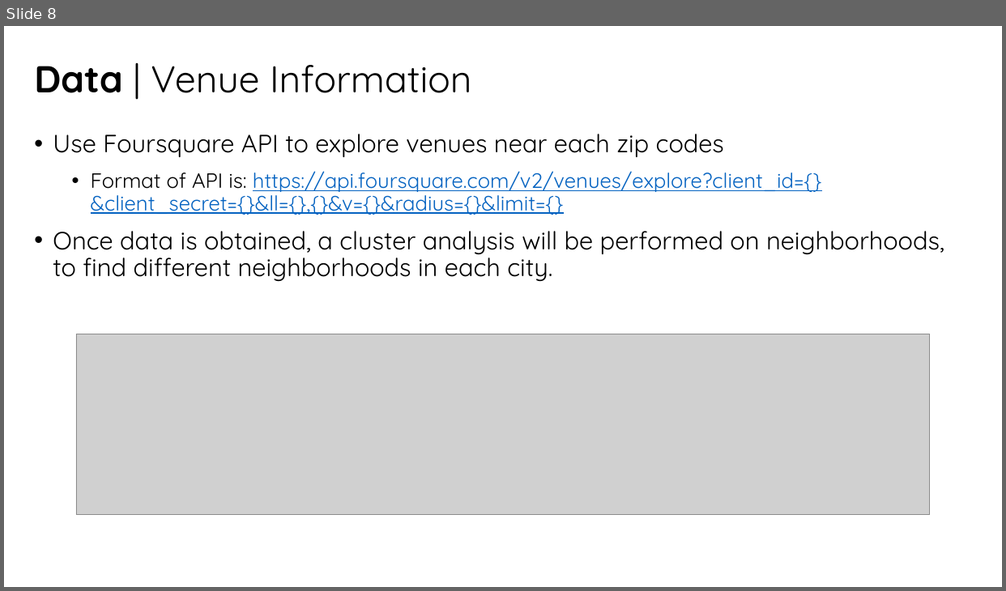
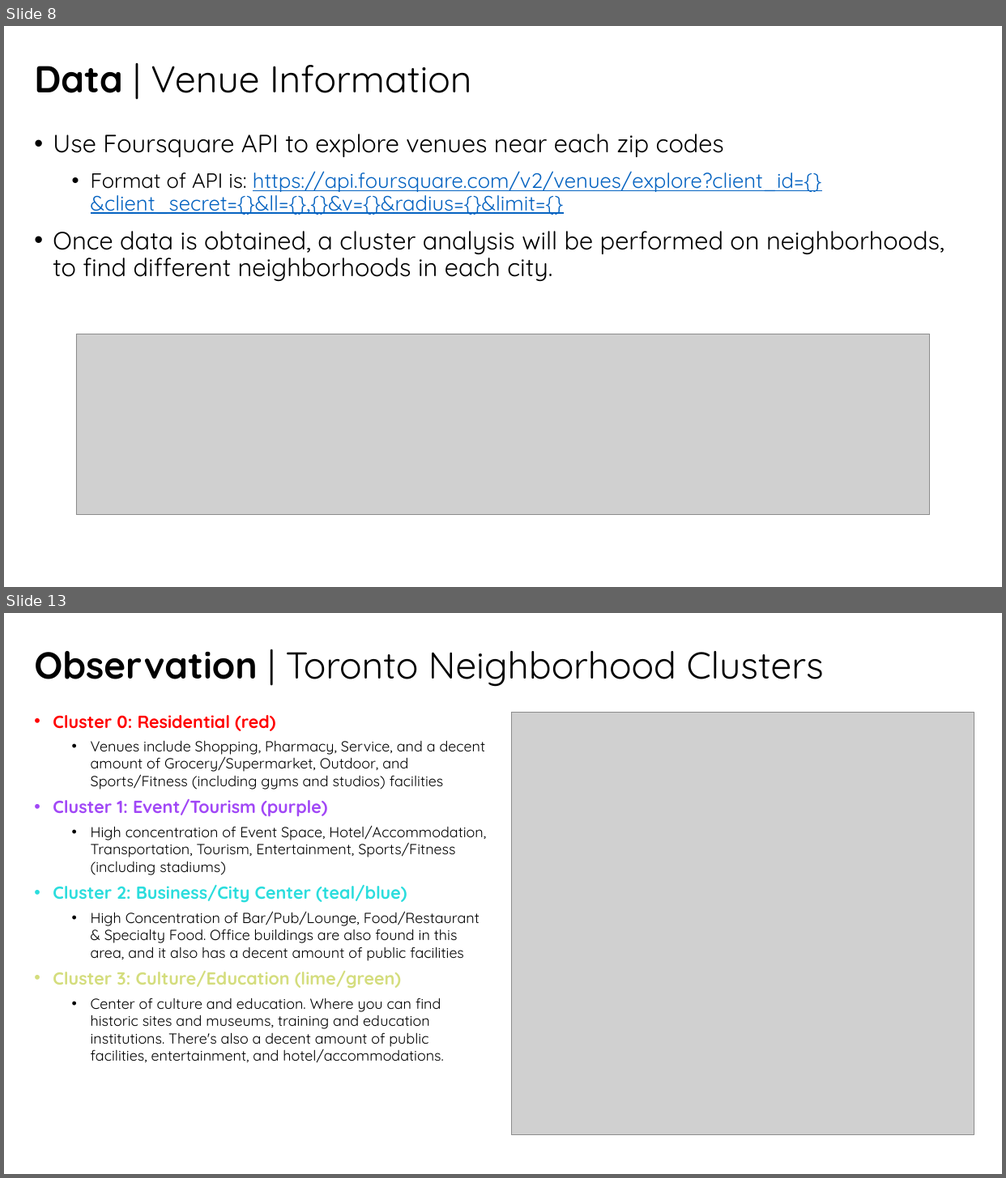
Before and after one commit to audrey-wj/Coursera_Capstone, a slide deck: Battle of Neighborhoods/Coursera Capstone_Battle of Neighborhoods.pptx. Shown one above the other, each under a label of ours: slide 8 before the commit, slides 8 and 13 after it; the slides between them are not shown. The pictures are 1006x591 and 1006x1178 pixels, drawn with LibreOffice and Linux fonts; fonts in the diff are those of the drawing; grey boxes stand for pictures. Boxes give left, top, right and bottom in pixels: in the first picture for what was removed or moved away, otherwise in the second. Text is boxed around its words. In the diff, an @@ line names an element or a change of style, - is before the commit and + after.

```diff
--- a/Battle of Neighborhoods/Coursera Capstone_Battle of Neighborhoods.pptx
+++ b/Battle of Neighborhoods/Coursera Capstone_Battle of Neighborhoods.pptx
@@ slide 13 added at [4, 613, 1002, 1174], background #FFFFFF @@
@@ title added at [34, 651, 824, 687], 36 pt, text #000000 @@
+Observation | Toronto Neighborhood Clusters
@@ text added at [53, 715, 486, 1063], 14 pt, text #000000 @@
+• Cluster 0: Residential (red)
+  • Venues include Shopping, Pharmacy, Service, and a decent amount of Grocery/Supermarket, Outdoor, and Sports/Fitness (including gyms and studios) facilities
+• Cluster 1: Event/Tourism (purple)
+  • High concentration of Event Space, Hotel/Accommodation, Transportation, Tourism, Entertainment, Sports/Fitness (including stadiums)
+• Cluster 2: Business/City Center (teal/blue)
+  • High Concentration of Bar/Pub/Lounge, Food/Restaurant & Specialty Food. Office buildings are also found in this area, and it also has a decent amount of public facilities
+• Cluster 3: Culture/Education (lime/green)
+  • Center of culture and education. Where you can find historic sites and museums, training and education institutions. There's also a decent amount of public facilities, entertainment, and hotel/accommodations.
@@ picture added at [513, 713, 975, 1135] @@
```
Also in this commit, not shown: 1 slide changed, 10 other slides added, 1 slide removed, 1 other file.
